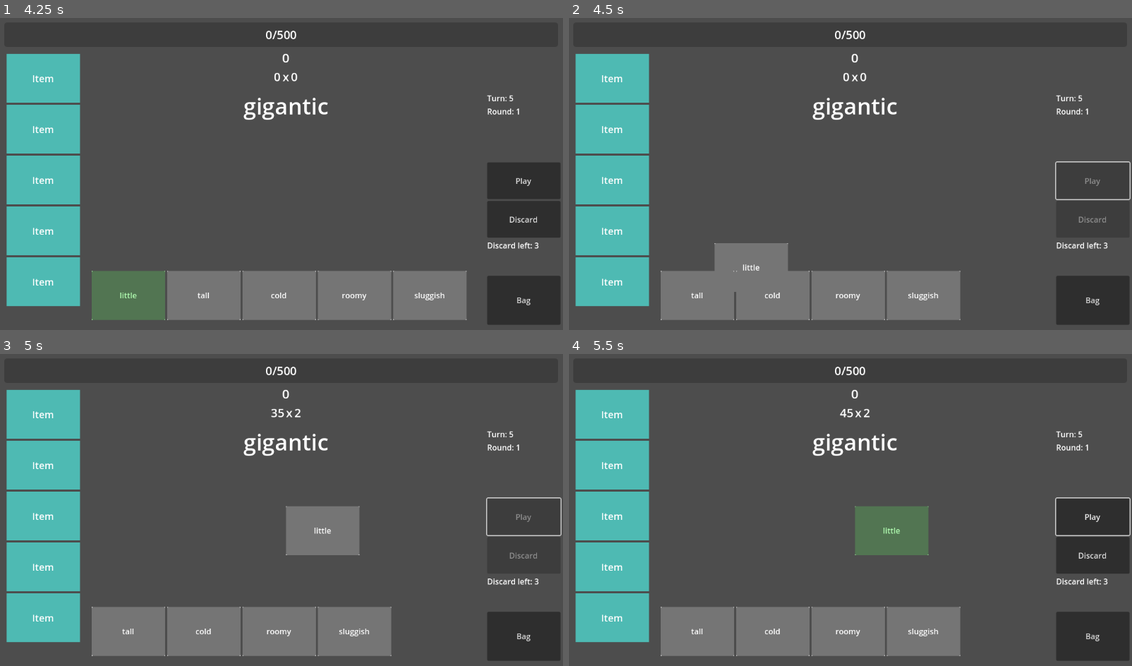
Above: before the commit, frames 1-4 (two rows, left to right).
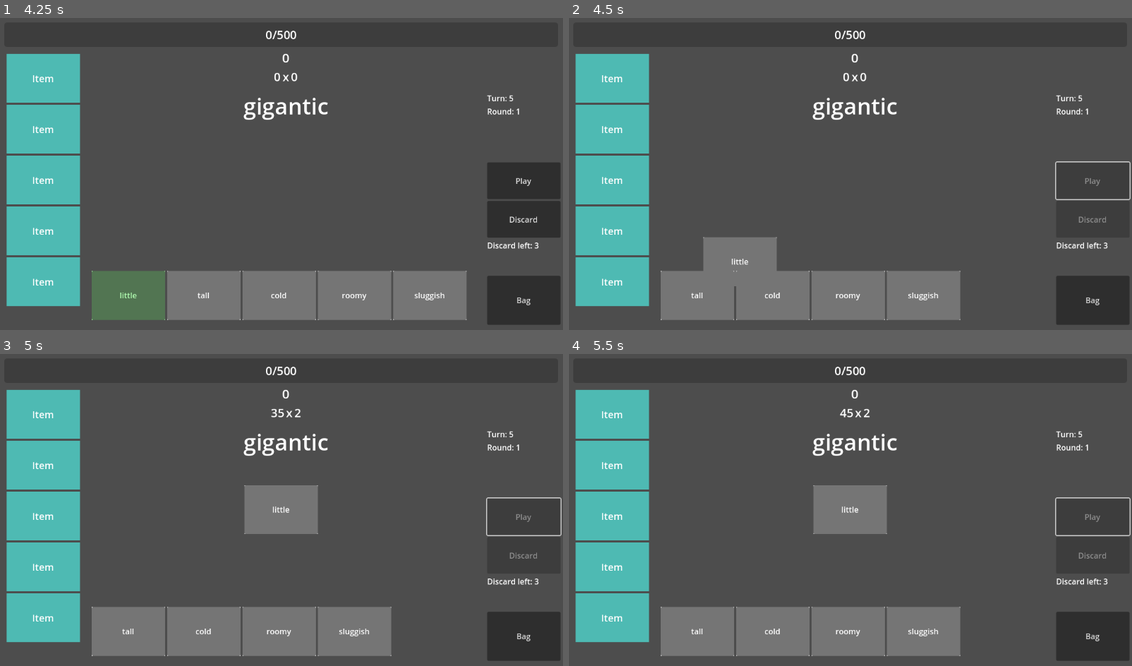
Above: after the commit, the same moments.

Repository: BMinh166/english-game-learning
Game: Godot game, scene res://scenes/Main.tscn
Two runs of this game, one before a commit and one after it. Both use one fixed random seed, a clock stepped at 60 frames per second and the inputs below.
Inputs (mouse positions are in pixels of both pictures, inside the frame that each line leads up to):
- Up to frame 1 (4.25 s): click "Bag" at 0.5 s; click "Bag" at 1.25 s; click "Bag" at 2 s; click "Back" at 2.75 s; tap Enter at 3.5 s; move the mouse to (129, 295) at 3.52 s; click (129, 295) at 3.67 s
- Up to frame 2 (4.5 s): click "Play" at 4.25 s
- Up to frame 3 (5 s): no input
- Up to frame 4 (5.5 s): move the mouse to (889, 531) at 5.02 s; click (889, 531) at 5.17 s

Frame 1 is identical in both runs. In frame 2, 0.6% of the frame differs, in the area x 23-39%, y 70-88%; in frame 3, 3.1%; in frame 4, 3.6%, in the area x 43-96%, y 42-66%.

Commit message:
Add card center play animated

Diff:
--- a/scenes/Card/Card.gd
+++ b/scenes/Card/Card.gd
@@ -9,6 +9,8 @@
 
 func _ready():
 	mouse_filter = Control.MOUSE_FILTER_STOP  # 🔥 đảm bảo nhận input
+	await get_tree().process_frame
+	pivot_offset = size / 2
 
 func setup(word, i):
 	data = word
--- a/scenes/Main.tscn
+++ b/scenes/Main.tscn
@@ -66,6 +66,7 @@
 label_settings = SubResource("LabelSettings_elqb8")
 
 [node name="CenterPlayArea" type="Control" parent="UI/MarginContainer/Main/Body/CenterArea"]
+custom_minimum_size = Vector2(600, 200)
 layout_mode = 2
 size_flags_horizontal = 4
 size_flags_vertical = 6
--- a/scripts/Ui.gd
+++ b/scripts/Ui.gd
@@ -78,7 +78,7 @@
 	if count == 0:
 		return
 
-	var center_pos = center_area.global_position + center_area.size / 2
+	var center_pos = get_viewport_rect().size / 2
 	var spacing = 160.0
 
 	var total_width = (count - 1) * spacing
@@ -100,7 +100,7 @@
 		var target = Vector2(
 			start_x + i * spacing,
 			center_pos.y
-		)
+		) - card.size / 2
 
 		var tween = create_tween()
 		tween.tween_property(card, "global_position", target, 0.3)
@@ -109,6 +109,19 @@
 
 		play_button.disabled = true
 		discard_button.disabled = true
+
+		#DEBUG
+		#var debug_dot = ColorRect.new()
+		#debug_dot.color = Color.RED
+		#debug_dot.size = Vector2(10,10)
+		#debug_dot.global_position = center_pos
+		#add_child(debug_dot)
+		#card.modulate = Color(1,0.5,0.5)
+		#print("CENTER:", center_area.global_position)
+		#print("SIZE:", center_area.size)
+		#print("CARD POS:", card.global_position)
+		#print("CARD SIZE:", card.size)
+		#print("PIVOT:", card.pivot_offset)
 
 		await get_tree().create_timer(0.08).timeout
 
